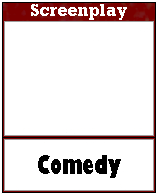
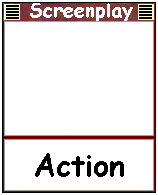
Layers edited between the first and the second (158, 195) image:
removed layer "Screenplay" over (31, 4, 127, 20)
renamed "Comedy #1" to "Action #1", painted on it over (35, 153, 124, 178)
painted on "Talent0SpriteNS.jpg" over (3, 3, 155, 21)
